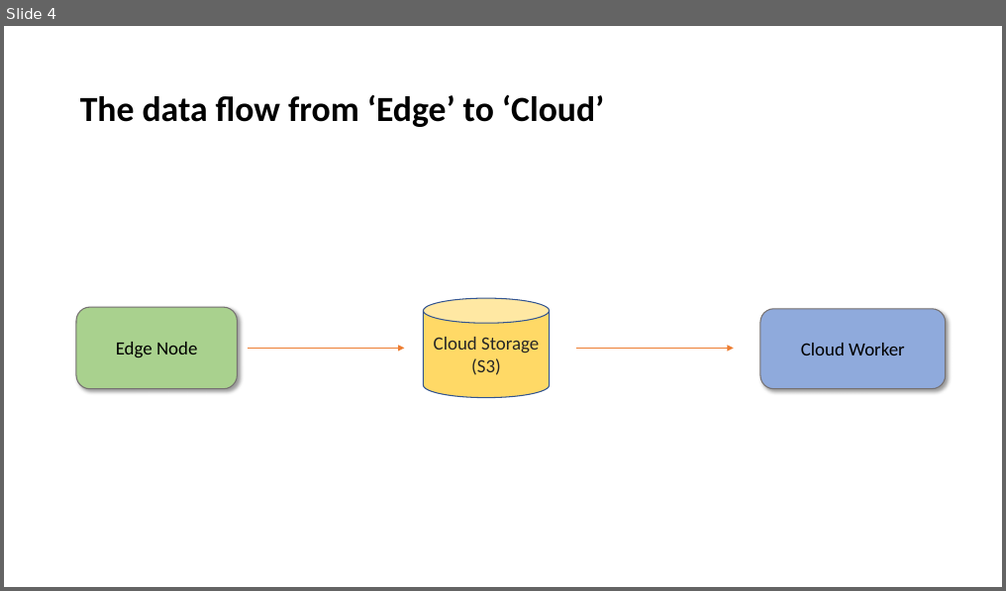
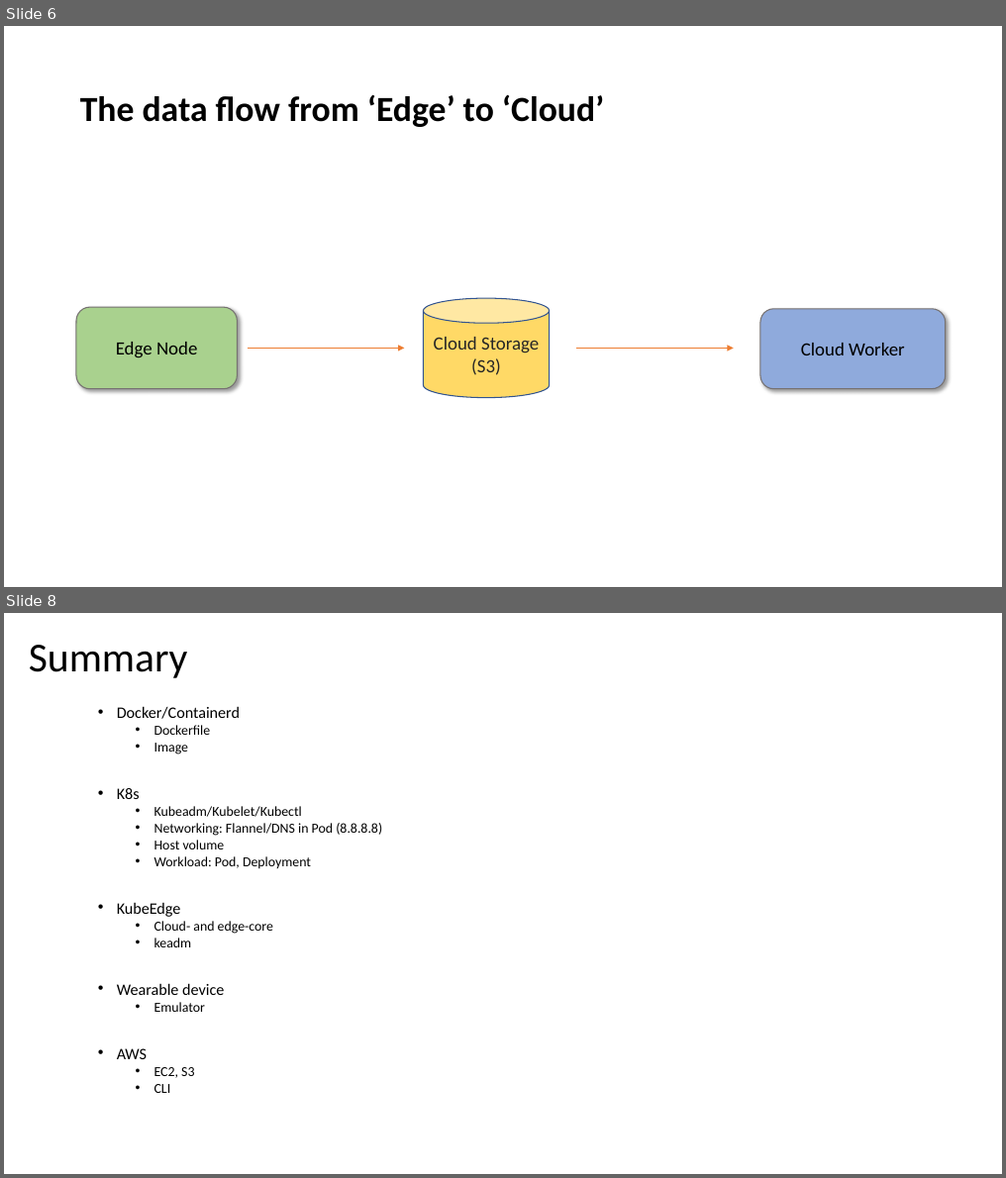
Before and after one commit to pdgetrf/fw_intern_2022, a slide deck: docs/architecture.pptx. Shown one above the other, each under a label of ours: slide 4 before the commit, slides 6 and 8 after it; the slides between them are not shown. The pictures are 1006x591 and 1006x1178 pixels, drawn with LibreOffice and Linux fonts; fonts in the diff are those of the drawing. Boxes give left, top, right and bottom in pixels: in the first picture for what was removed or moved away, otherwise in the second. Text is boxed around its words. In the diff, an @@ line names an element or a change of style, - is before the commit and + after.

```diff
--- a/docs/architecture.pptx
+++ b/docs/architecture.pptx
@@ slide 8 added at [4,613,1002,1174], background #FFFFFF @@
@@ title added at [29,645,188,678], 39.6 pt, text #000000 @@
+Summary
@@ text added at [117,706,382,1093], 13.2 pt, text #000000 @@
+• Docker/Containerd
+  • Dockerfile
+  • Image
+• K8s
+  • Kubeadm/Kubelet/Kubectl
+  • Networking: Flannel/DNS in Pod (8.8.8.8)
+  • Host volume
+  • Workload: Pod, Deployment
+• KubeEdge
+  • Cloud- and edge-core
+  • keadm
+• Wearable device
+  • Emulator
+• AWS
+  • EC2, S3
+  • CLI
@@ what was slide 4 is now slide 6 @@
```
Also in this commit, not shown: 1 slide changed, 5 other slides added, 1 slide removed.
